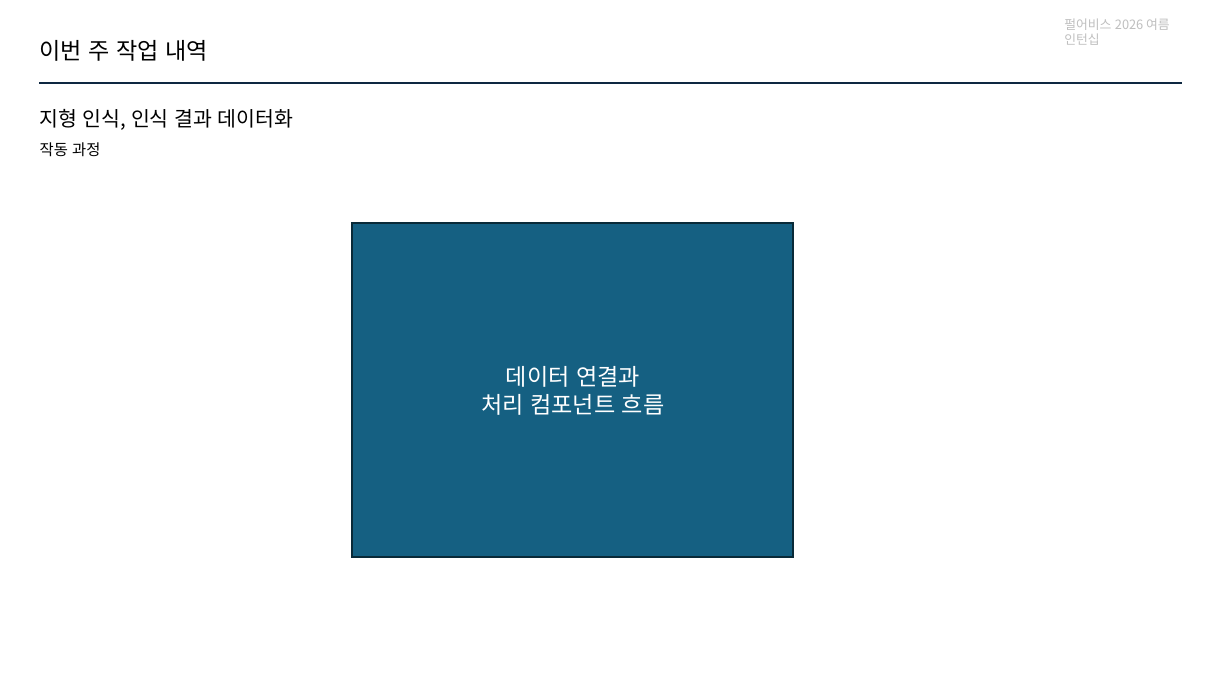
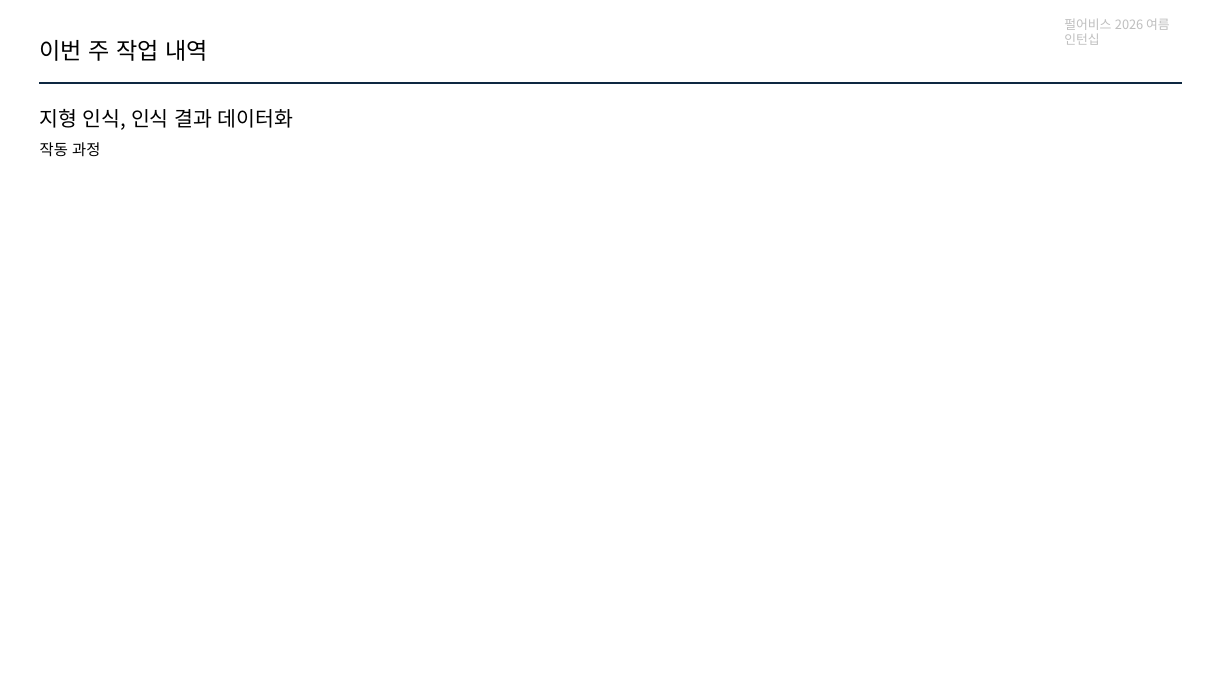
Before and after one commit to jhk0701/PA26-Character-Animation-Parkour, a slide deck: slide 7 of PPT/week6.pptx. Drawn at 1232x693 pixels with LibreOffice and Linux fonts; fonts in the diff are those of the drawing. Boxes give left, top, right and bottom in pixels: in the first picture for what was removed or moved away, otherwise in the second. Text is boxed around its words. In the diff, an @@ line names an element or a change of style, - is before the commit and + after.

```diff
--- a/PPT/week6.pptx
+++ b/PPT/week6.pptx
@@ rounded rectangle removed at (352,224,793,558) @@
-데이터 연결과
-처리 컴포넌트 흐름
```
